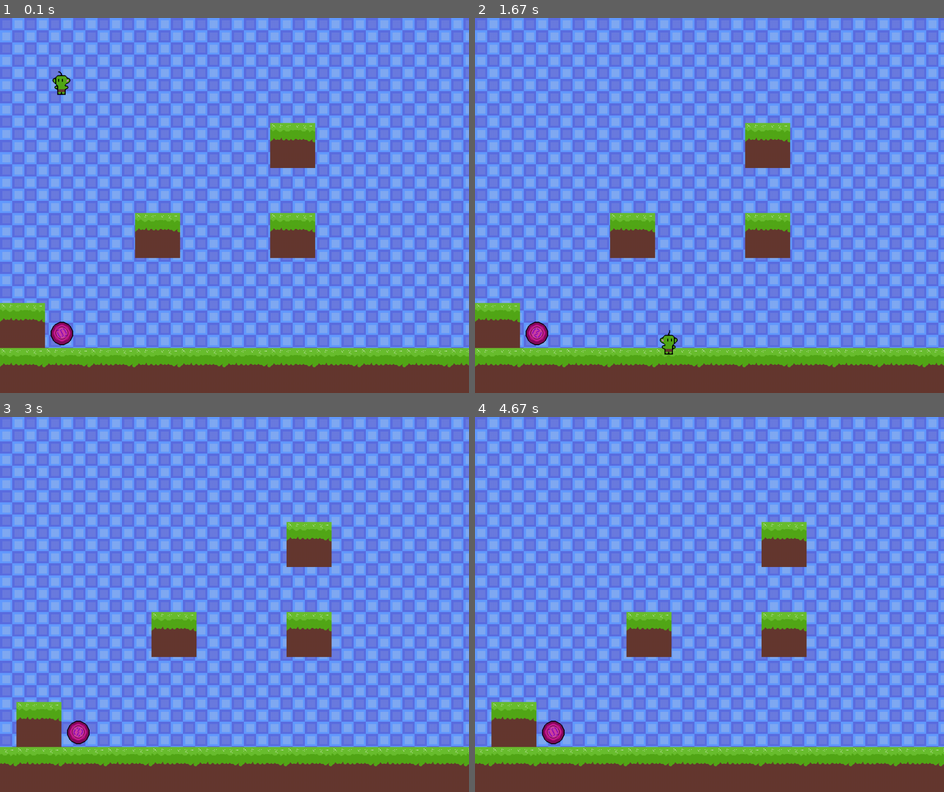
Above: before the commit, frames 1-4 (two rows, left to right).
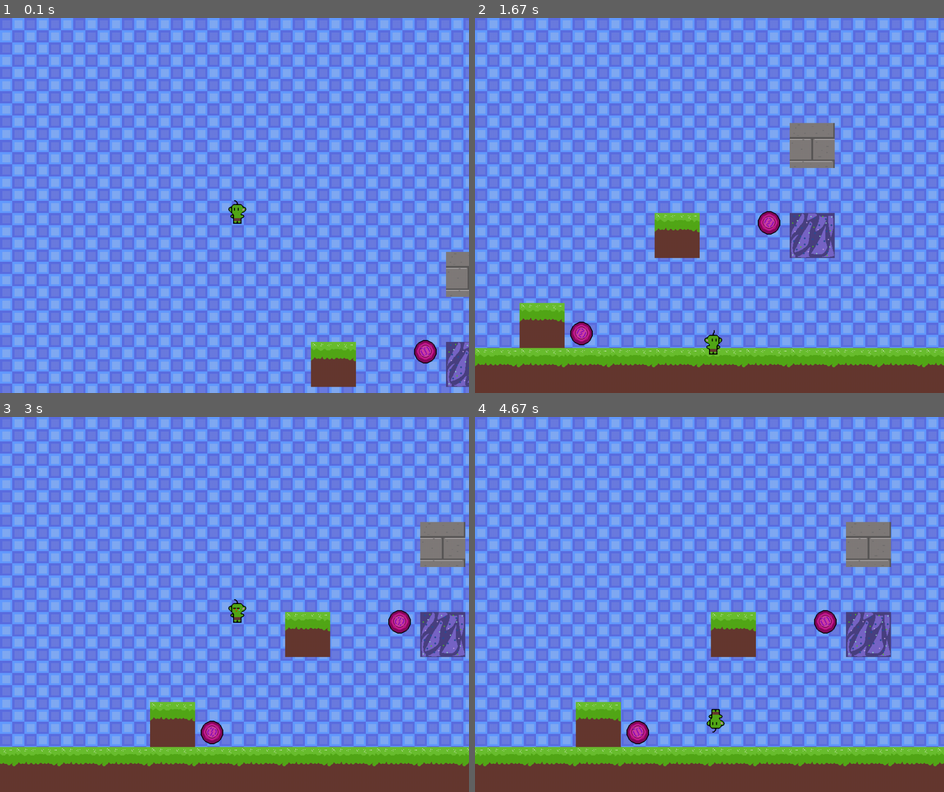
Above: after the commit, the same moments.

Repository: LeoBeox/Final_Project_PygameCE
Game: pygame game, started from main.py
The game is run twice, just before and just after one commit, with the same random seed, the same clock (stepped at 60 frames per second) and the same inputs.
Inputs:
- Up to frame 1 (0.1 s): no input
- Up to frame 2 (1.67 s): hold Right 0.33-0.8 s; hold Up 0.83-1.13 s; hold Right 1.17-1.63 s
- Up to frame 3 (3 s): hold Left 1.67-2.2 s; hold Left 2.23-2.63 s; hold Up from 2.67 s (still down)
- Up to frame 4 (4.67 s): release Up at 3.03 s; hold Right 3.07-3.7 s; hold Left 3.73-4.2 s; hold Right from 4.23 s (still down)

The runs differ from the first frame. In frame 1, 17% of the frame differs, in the area x 0-100%, y 14-100%; in frame 2, 10%; in frame 3, 8.5%; in frame 4, 11%.

Commit message:
Changed camera to center on player. Began adding all comments. Created tiles.py for creating the map, and updated Terrain and life sprites to further implement map and life system.

Diff:
--- a/main.py
+++ b/main.py
@@ -6,10 +6,13 @@
 import pygame
 from pygame.locals import *
 
+#Start Pygame
 pygame.init()
 
-pygame.display.set_caption("Platformer")
-
+#Window Title
+pygame.display.set_caption("Fox Trot")
+
+#Main Macros
 BG_COLOR = (255, 255, 255)
 WIDTH, HEIGHT = 1000, 800
 FPS = 60
@@ -45,16 +48,23 @@
 
     return all_sprites
 
-def get_block(size):
+def get_block(size, startX):
     path = join("assets", "Terrain", "Terrain.png")
     image = pygame.image.load(path).convert_alpha()
     surface = pygame.Surface((size, size), pygame.SRCALPHA, 32)
-    rect = pygame.Rect(0, 0, size, size)
+    rect = pygame.Rect(startX, 0, size, size)
     surface.blit(image, (0, 0), area=rect)
      # return pygame.transform.scale2x(surface)
     return surface
 
-
+class Health():
+    def __init__(self, maxHealth):
+        self.maxHealth = maxHealth
+        self.current_health = maxHealth
+
+
+
+    pass
 
 class Player(pygame.sprite.Sprite):
     COLOR = (255, 0, 0)
@@ -77,6 +87,7 @@
         self.hit = False
         self.hit_count = 0
         self.can_move = True
+        self.health = 3
 
 
     def move(self, dx, dy):
@@ -87,13 +98,18 @@
         self.hit = True
         self.hit_count = 0
         self.can_move = True
+        self.health -= 1
+        self.hearts()
 
         if self.direction == "left":
-            self.x_vel = 10
-        else:
-            self.x_vel = -10
-
-        self.y_vel = -5
+            self.x_vel = 50
+        elif self.direction == "right":
+            self.x_vel = -50
+
+    def hearts(self):
+        if self.health == 0:
+            print("Died")
+
 
     def moveLeft(self, vel):
         self.x_vel = -vel
@@ -171,9 +187,9 @@
         self.rect.topleft = (self.rect.x, self.rect.y)  # Set the position of the rect based on x and y coordinates
         self.mask = pygame.mask.from_surface(self.sprite)  # Update the mask
 
-    def draw(self, win, offset_x):
+    def draw(self, win, offset_x, offset_y):
         try:
-            win.blit(self.sprite, (self.rect.x - offset_x, self.rect.y))
+            win.blit(self.sprite, (self.rect.x - offset_x, self.rect.y - offset_y))
         except Exception as e:
             print("Error drawing sprite:", e)
 
@@ -187,12 +203,12 @@
         self.height = height
         self.name = name
 
-    def draw(self, win, offset_x):
+    def draw(self, win, offset_x, offset_y):
         # Debug: draw a green rectangle to see where the player should be
         # pygame.draw.rect(win, (0, 255, 0), self.rect)  # Green fill for visibility
 
         try:
-            win.blit(self.image, (self.rect.x - offset_x, self.rect.y))
+            win.blit(self.image, (self.rect.x - offset_x, self.rect.y - offset_y))
         except Exception as e:
             print("Error drawing sprite:", e)
 
@@ -201,9 +217,9 @@
 
 class Block(Object):
 
-    def __init__(self, x, y, size):
-        super().__init__(x, y, size, size)
-        block = get_block(size)
+    def __init__(self, x, y, size, startX):
+        super().__init__(x, y, size, size, startX)
+        block = get_block(size, startX)
         if block:
             self.image.blit(block, (0, 0))
         else:
@@ -241,6 +257,7 @@
         self.rect = self.image.get_rect(topleft=(self.rect.x, self.rect.y))
         self.mask = pygame.mask.from_surface(self.image)  # Update the mask
 
+
 def get_background(name):
     image = pygame.image.load(join("assets", "Background", name))
     _, _, width, height = image.get_rect()
@@ -255,14 +272,14 @@
     return tiles, image
 
 
-def draw(window, background, bg_image, player, objects, offset_x):
+def draw(window, background, bg_image, player, objects, offset_x, offset_y):
     for tile in background:
         window.blit(bg_image, tile)
 
     for obj in objects:
-        obj.draw(window, offset_x)
-
-    player.draw(window, offset_x)
+        obj.draw(window, offset_x, offset_y)
+
+    player.draw(window, offset_x, offset_y)
     pygame.display.update()
 
 def handle_vertical_collision(player, objects, dy):
@@ -333,18 +350,23 @@
     player = Player(100, 100, 50, 50)
 
     rune = Rune(100, HEIGHT - block_size - 64, 32, 64)
-
-
-    floor = [Block(i * block_size, HEIGHT - block_size, block_size) for i in range(-WIDTH // block_size, WIDTH * 2 // block_size)]
-    blocks = [Block(0, HEIGHT - block_size, block_size)]
-    objects = [*floor , Block(0, HEIGHT - block_size * 2, block_size),
-               Block(block_size * 3, HEIGHT - block_size * 4, block_size),
-               Block(block_size * 6, HEIGHT - block_size * 6, block_size),
-               Block(block_size * 6, HEIGHT - block_size * 4, block_size),
-               rune,]
-
-    offset_x = 0
-    scroll_area_width = 200
+    rune2 = Rune(500, HEIGHT - block_size - 300, 32, 64)
+
+
+    floor = [Block(i * block_size, HEIGHT - block_size, block_size, 0) for i in range(-WIDTH // block_size, WIDTH * 2 // block_size)]
+    blocks = [Block(0, HEIGHT - block_size, block_size, 0)]
+    objects = [*floor , Block(0, HEIGHT - block_size * 2, block_size, 0),
+               Block(block_size * 3, HEIGHT - block_size * 4, block_size, 0),
+               Block(block_size * 6, HEIGHT - block_size * 6, block_size, 96),
+               Block(block_size * 6, HEIGHT - block_size * 4, block_size, 192),
+               rune,
+               rune2]
+
+    offset_x, offset_y = 0, 0
+    scroll_area_width, scroll_area_height = 200, 300
+    CAMERA_BOTTOM_LIMIT = -block_size + 96
+    CAMERA_RIGHT_LIMIT = 1200
+    CAMERA_LEFT_LIMIT = -1200
 
     run = True
     while run:
@@ -360,18 +382,30 @@
                     player.jump()
         player.loop(FPS)
         rune.loop()
+        rune2.loop()
         handle_movement(player, objects)
 
-        draw(window, background, bg_image, player, objects, offset_x)
-
-        if (player.rect.right - offset_x >= WIDTH - scroll_area_width and player.x_vel > 0) or (
-            player.rect.right - offset_x <= scroll_area_width and player.x_vel < 0):
-            offset_x += player.x_vel
+        draw(window, background, bg_image, player, objects, offset_x, offset_y)
+
+        #Offsets X-Camera to the player so that it is centered
+        target_offset_x = player.rect.x - WIDTH // 2 + player.rect.width // 2
+
+        # Changes X-Camera so it does not go beyond right limit
+        offset_x = min(target_offset_x, CAMERA_RIGHT_LIMIT)
+
+        # Offsets Y-Camera to the player so that it is centered
+        target_offset_y = player.rect.y - HEIGHT // 2 + player.rect.height // 2
+
+        # Changes Y-Camera so it does not go beyond ground limit
+        offset_y = min(target_offset_y, CAMERA_BOTTOM_LIMIT)
+
+
 
     pygame.quit()
     quit()
 
     pass
 
+#Begins Main Function
 if __name__ == "__main__":
     main(window)
--- /dev/null
+++ b/tiles.py
@@ -0,0 +1 @@
+import math
Binary file added: assets/MainCharacter/life.png
Binary file changed: assets/Terrain/Terrain.png
Not shown, changed: .DS_Store
